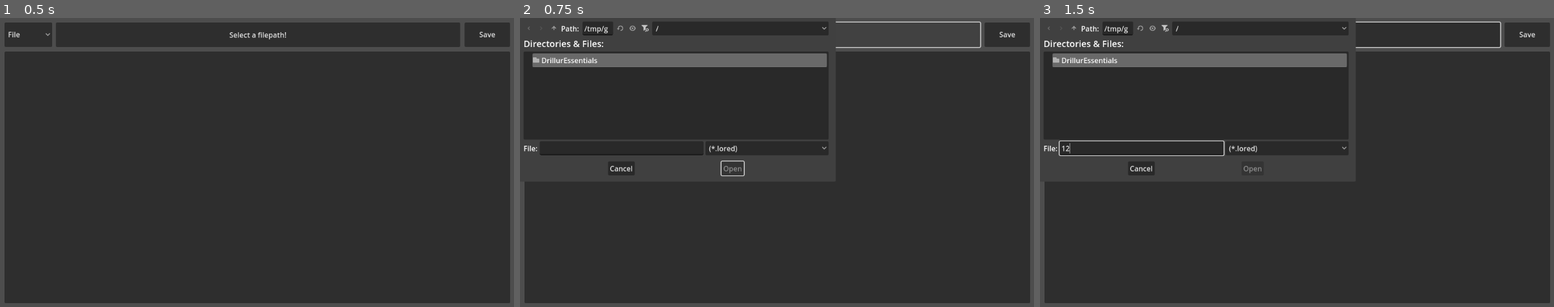
Above: before the commit, frames 1-3 (left to right).
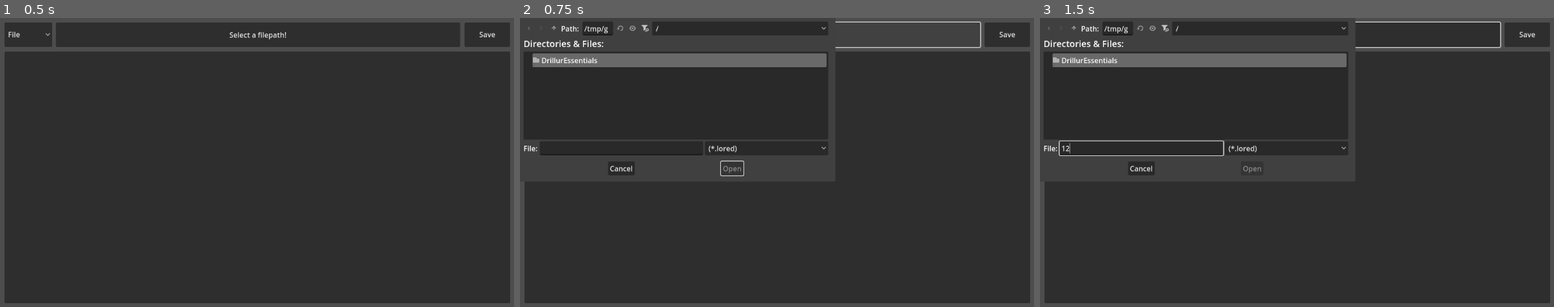
Above: after the commit, the same moments.

Repository: Epixium/LOREDitor
Game: Godot game, scene res://main.tscn
The game is run twice, just before and just after one commit, with the same random seed, the same clock (stepped at 60 frames per second) and the same inputs. Before the commit the project has no main scene; this scene is started directly in both runs.
Inputs (mouse positions are in pixels of both pictures, inside the frame that each line leads up to):
- Up to frame 1 (0.5 s): no input
- Up to frame 2 (0.75 s): click "Select a filepath!" at 0.5 s
- Up to frame 3 (1.5 s): click (1142, 148) at 1.27 s; type "12" at 1.35 s

Frame 1 is identical in both runs. In frame 2, 0.1% of the frame differs, in the area x 36-62%, y 1-55%; in frame 3, 0.1%.

Commit message:
literally only added a main scene

Diff:
--- a/project.godot
+++ b/project.godot
@@ -14,6 +14,7 @@
 config/description="a save editor for the game LORED by Drillur
 made by Epixium"
 config/version="1.0.0"
+run/main_scene="uid://60lj2c38h7t6"
 config/features=PackedStringArray("4.4", "GL Compatibility")
 config/icon="uid://xjoaoeorra0f"
 
